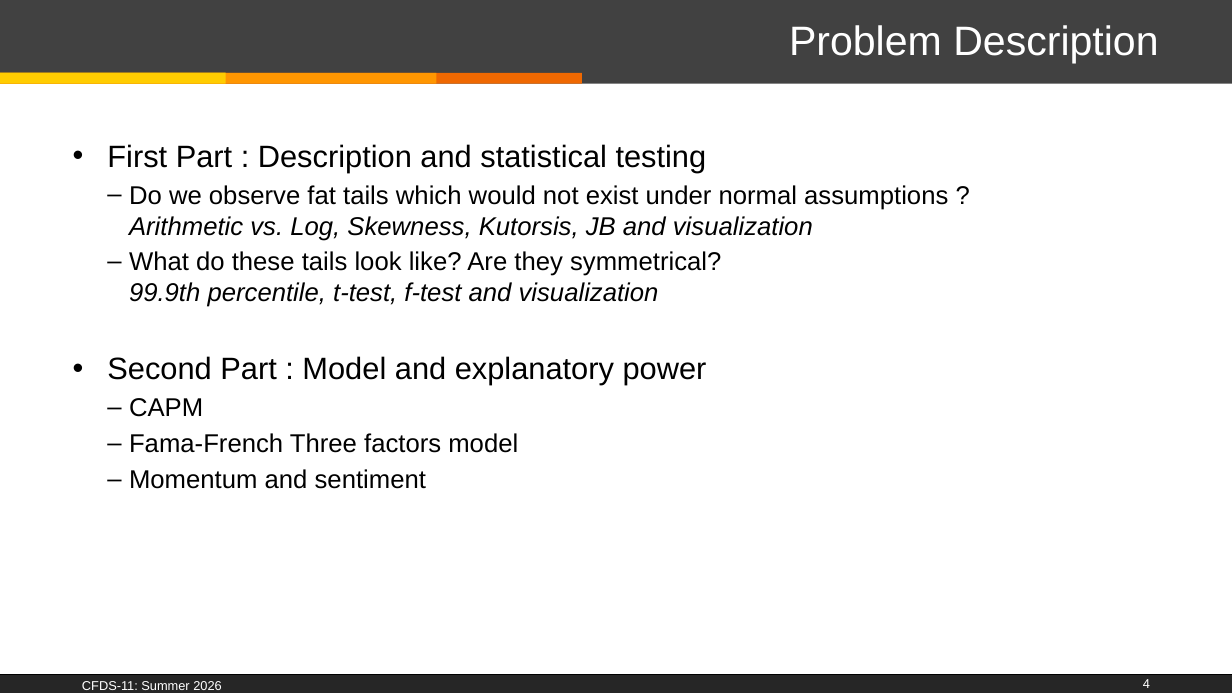
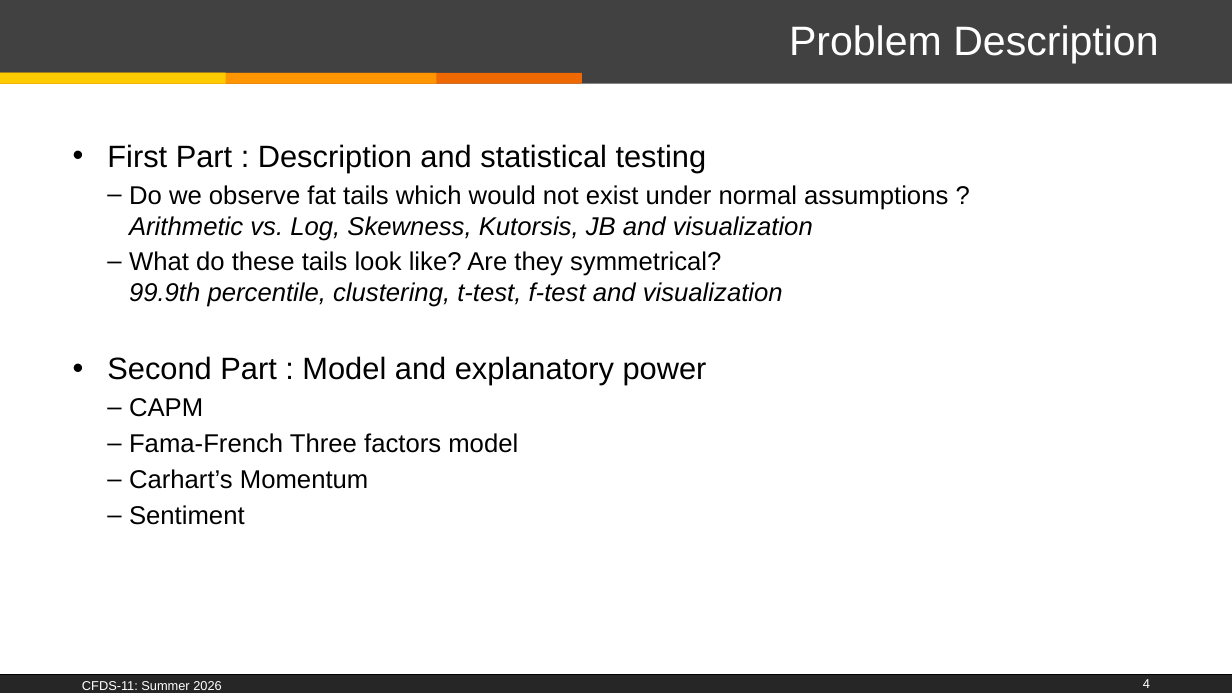
Before and after one commit to PierreNiberon/CFDS-Project, a slide deck: slide 4 of CFDS-11_Class-2025_26-Pierre.pptx. Drawn at 1232x693 pixels with LibreOffice and Linux fonts; fonts in the diff are those of the drawing; background and template pictures are left out. Boxes give left, top, right and bottom in pixels: in the first picture for what was removed or moved away, otherwise in the second. Text is boxed around its words. In the diff, an @@ line names an element or a change of style, - is before the commit and + after.

```diff
--- a/CFDS-11_Class-2025_26-Pierre.pptx
+++ b/CFDS-11_Class-2025_26-Pierre.pptx
@@ text at bbox=[129, 251, 783, 307]: text changed @@
-  – What do these tails look like? Are they symmetrical?
-    99.9th percentile, t-test, f-test and visualization
+  – What do these tails look like? Are they symmetrical?
+    99.9th percentile, clustering, t-test, f-test and visualization
@@ text at bbox=[129, 469, 368, 525]: text changed @@
-  – Momentum and sentiment
+  – Carhart’s Momentum
+  – Sentiment
```
Also in this commit, not shown: 13 other slides changed, 16 slides added, 1 other file.
